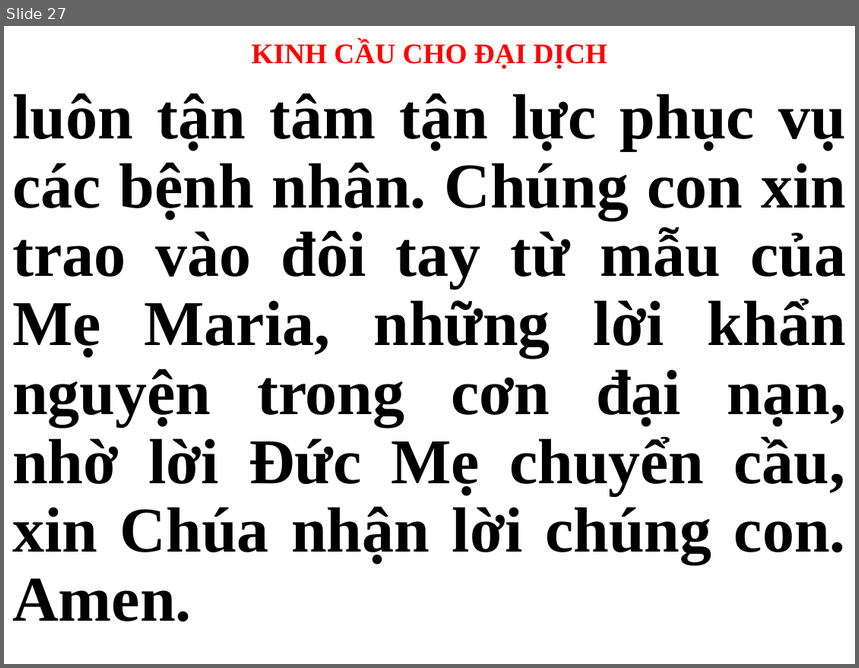
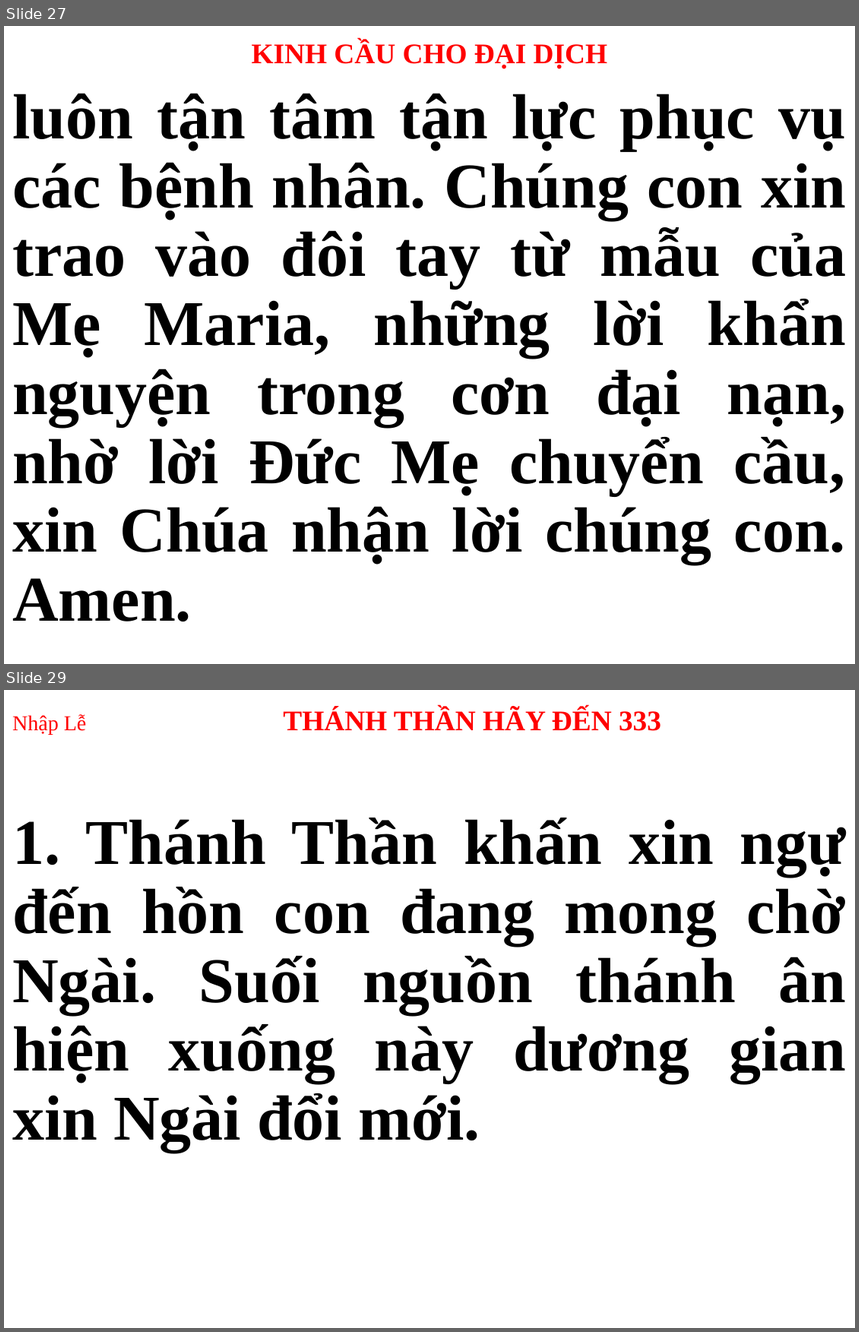
Before and after one commit to peteranh99/usb-songs, a slide deck: CN.pptx. Shown one above the other, each under a label of ours: slide 27 before the commit, slides 27 and 29 after it; the slides between them are not shown. The pictures are 859x668 and 859x1332 pixels, drawn with LibreOffice and Linux fonts; fonts in the diff are those of the drawing. Boxes give left, top, right and bottom in pixels: in the first picture for what was removed or moved away, otherwise in the second. Text is boxed around its words. In the diff, an @@ line names an element or a change of style, - is before the commit and + after.

```diff
--- a/CN.pptx
+++ b/CN.pptx
@@ slide 29 added at bbox=[4, 690, 855, 1328], background #FFFFFF @@
@@ title added at bbox=[12, 708, 661, 734], 24 pt, text #FF0000, bold @@
+Nhập Lễ THÁNH THẦN HÃY ĐẾN 333
@@ subtitle added at bbox=[12, 818, 847, 1152], 54 pt, text #000000, bold @@
+1. Thánh Thần khấn xin ngự đến hồn con đang mong chờ Ngài. Suối nguồn thánh ân hiện xuống này dương gian xin Ngài đổi mới.
```
Also in this commit, not shown: 28 other slides changed, 52 other slides added, 39 slides removed, 2 other files.
